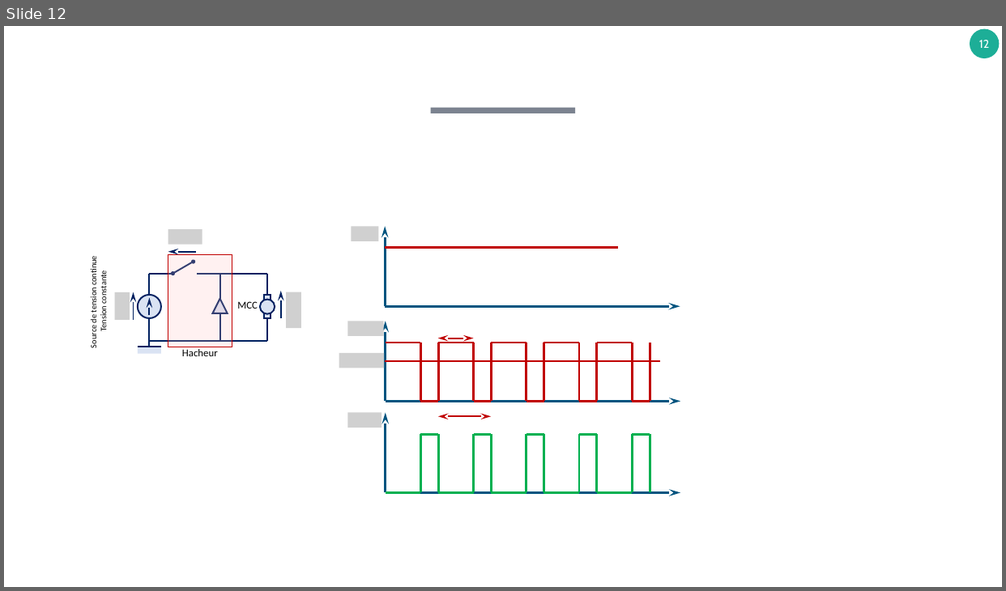
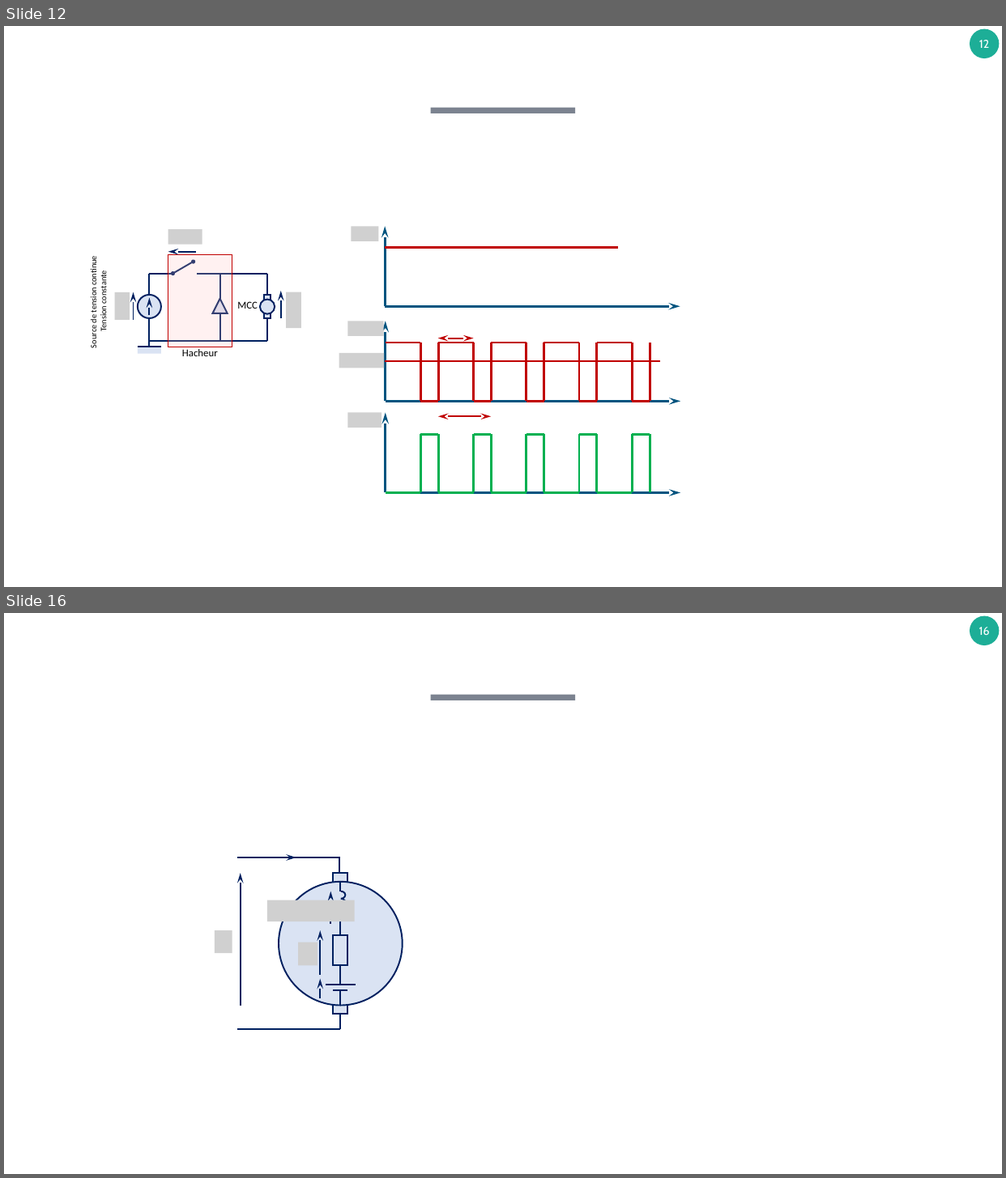
Before and after one commit to xpessoles/PSI_Preparation_Oral, a slide deck: Fiches_Protocoles_Techno/Fiches_Technologie.pptx. Shown one above the other, each under a label of ours: slide 12 before the commit, slides 12 and 16 after it; the slides between them are not shown. The pictures are 1006x591 and 1006x1178 pixels, drawn with LibreOffice and Linux fonts; fonts in the diff are those of the drawing; grey boxes stand for pictures; background and template pictures are left out. Boxes give left, top, right and bottom in pixels: in the first picture for what was removed or moved away, otherwise in the second. Text is boxed around its words. In the diff, an @@ line names an element or a change of style, - is before the commit and + after.

```diff
--- a/Fiches_Protocoles_Techno/Fiches_Technologie.pptx
+++ b/Fiches_Protocoles_Techno/Fiches_Technologie.pptx
@@ slide 16 added at box(4, 613, 1002, 1174), background #FFFFFF; not listed: 2 template elements that a slide beside it also shows @@
@@ line added from (237, 858) to (341, 858), #002060 1.5 pt @@
@@ arrow added from (241, 1006) to (241, 874), #002060 1.5 pt @@
@@ arrow added from (279, 858) to (296, 858), #002060 1.5 pt @@
@@ rectangle added at box(334, 874, 348, 1014), fill #DAE3F3, outline #002060 1.5 pt @@
@@ line added from (339, 858) to (339, 874), #002060 1.5 pt @@
@@ picture added at box(267, 901, 355, 922) @@
@@ ellipse added at box(279, 882, 403, 1005), fill #DAE3F3, outline #002060 1.5 pt @@
@@ arrow added from (331, 924) to (331, 892), #002060 1.5 pt @@
@@ arc (boxed as its full ellipse) added at box(336, 892, 345, 899), outline #002060 1.5 pt @@
@@ arc (boxed as its full ellipse) added at box(336, 899, 345, 906), outline #002060 1.5 pt @@
@@ line added from (341, 882) to (341, 892), #002060 1.5 pt @@
@@ arc (boxed as its full ellipse) added at box(336, 914, 345, 922), outline #002060 1.5 pt @@
@@ line added from (341, 921) to (341, 935), #002060 1.5 pt @@
@@ picture added at box(215, 931, 232, 953) @@
@@ picture added at box(298, 943, 317, 965) @@
@@ arrow added from (320, 975) to (320, 931), #002060 1.5 pt @@
@@ rectangle added at box(334, 935, 348, 965), fill #DAE3F3, outline #002060 1.5 pt @@
@@ line added from (341, 964) to (341, 985), #002060 1.5 pt @@
@@ arrow added from (320, 999) to (320, 979), #002060 1.5 pt @@
@@ line added from (326, 985) to (355, 985), #002060 1.5 pt @@
@@ line added from (347, 990) to (334, 990), #002060 1.5 pt @@
@@ line added from (341, 990) to (341, 1005), #002060 1.5 pt @@
@@ line added from (341, 1014) to (341, 1029), #002060 1.5 pt @@
@@ line added from (237, 1029) to (341, 1029), #002060 1.5 pt @@
```
Also in this commit, not shown: 3 other slides added, 1 other file.
